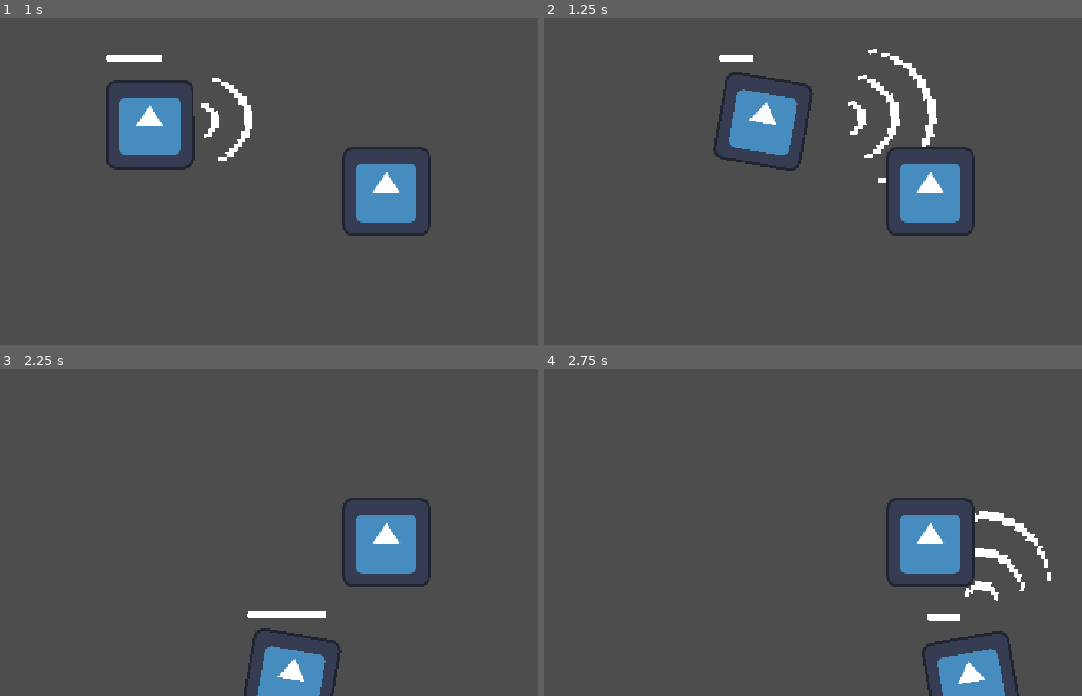
Above: before the commit, frames 1-4 (two rows, left to right).
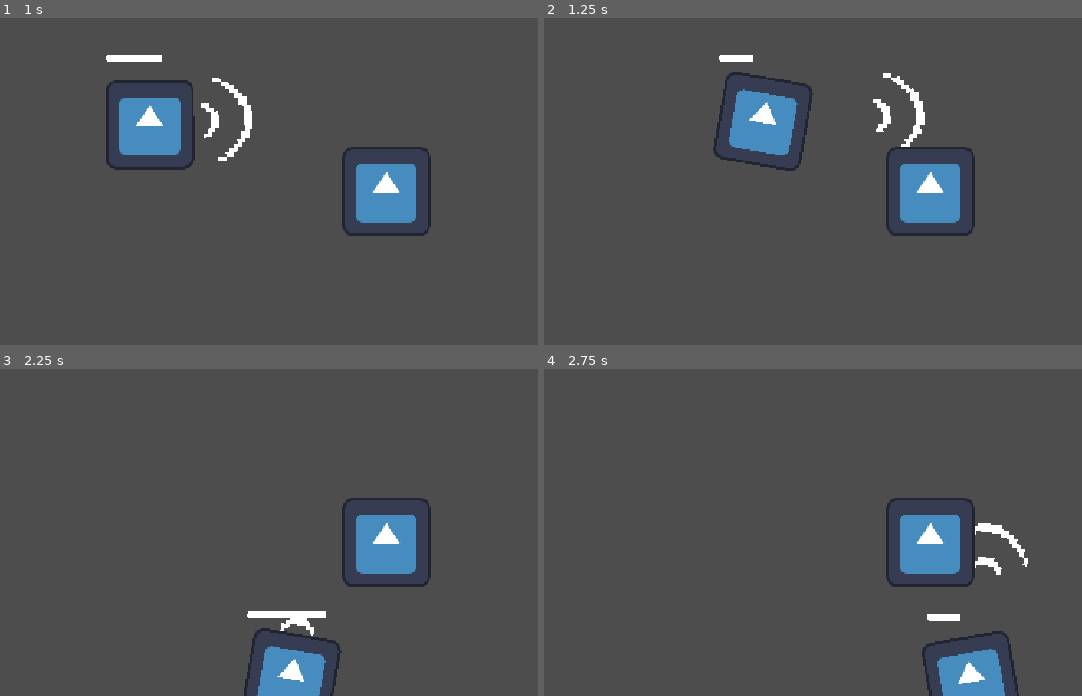
Above: after the commit, the same moments.

Repository: CplCanuck/mru-hacks-2026
Game: Godot game, scene res://assets/scenes/player_test.tscn
The game is run twice, just before and just after one commit, with the same random seed, the same clock (stepped at 60 frames per second) and the same inputs. This scene is started directly instead of the project's main scene. The engine's default icon, where the game draws it, is replaced by a stand-in: a white triangle on a blue panel in a dark square. Sound files missing from this copy of the repository are replaced by a short silence.
Inputs (mouse positions are in pixels of both pictures, inside the frame that each line leads up to):
- Up to frame 1 (1 s): tap Enter at 0.5 s; move the mouse to (403, 96) at 0.52 s; hold D (right) from 0.53 s (still down); click (403, 96) at 0.6 s
- Up to frame 2 (1.25 s): keep holding D (right)
- Up to frame 3 (2.25 s): move the mouse to (69, 493) at 1.27 s; release D (right) at 1.28 s; hold S (down) 1.28-2.03 s; click (69, 493) at 1.35 s; move the mouse to (306, 372) at 2.02 s; hold D (right) from 2.03 s (still down); click (306, 372) at 2.1 s
- Up to frame 4 (2.75 s): keep holding D (right)

Frame 1 is identical in both runs. In frame 2, 1.6% of the frame differs, in the area x 56-74%, y 9-51%; in frame 3, 0.1%; in frame 4, 1.2%.

Commit message:
Fix Bark Animation

Diff:
--- a/assets/objects/player.gd
+++ b/assets/objects/player.gd
@@ -45,6 +45,7 @@
 		attack_pivot.rotation = global_position.direction_to(get_global_mouse_position()).angle()
 
 		# trigger attack animation
+		bark_animation.visible = true
 		bark_animation.play("bark")
 
 		# trigger attack hitbox (currently turned off in timer time out)
@@ -56,4 +57,5 @@
 
 func _on_attack_cooldown_timeout() -> void:
 	bark_collider.disabled = true
+	bark_animation.visible = false
 	pass # Replace with function body.
--- a/assets/objects/player.tscn
+++ b/assets/objects/player.tscn
@@ -8,10 +8,6 @@
 
 [sub_resource type="CircleShape2D" id="CircleShape2D_bi8p6"]
 radius = 70.0
-
-[sub_resource type="AtlasTexture" id="AtlasTexture_6r1sy"]
-atlas = ExtResource("3_6r1sy")
-region = Rect2(128, 0, 32, 32)
 
 [sub_resource type="AtlasTexture" id="AtlasTexture_nqkij"]
 atlas = ExtResource("3_6r1sy")
@@ -36,9 +32,6 @@
 [sub_resource type="SpriteFrames" id="SpriteFrames_bi8p6"]
 animations = [{
 "frames": [{
-"duration": 1.0,
-"texture": SubResource("AtlasTexture_6r1sy")
-}, {
 "duration": 1.0,
 "texture": SubResource("AtlasTexture_nqkij")
 }, {
@@ -160,11 +153,11 @@
 [node name="Attack Pivot" type="Marker2D" parent="." unique_id=1688328193]
 
 [node name="Bark Animation" type="AnimatedSprite2D" parent="Attack Pivot" unique_id=1659706803]
+visible = false
 position = Vector2(160, 0)
 scale = Vector2(6, 6)
 sprite_frames = SubResource("SpriteFrames_bi8p6")
 animation = &"bark"
-frame_progress = 0.9125994
 
 [node name="Attackbox" type="Area2D" parent="Attack Pivot" unique_id=342060343]
 collision_layer = 4
